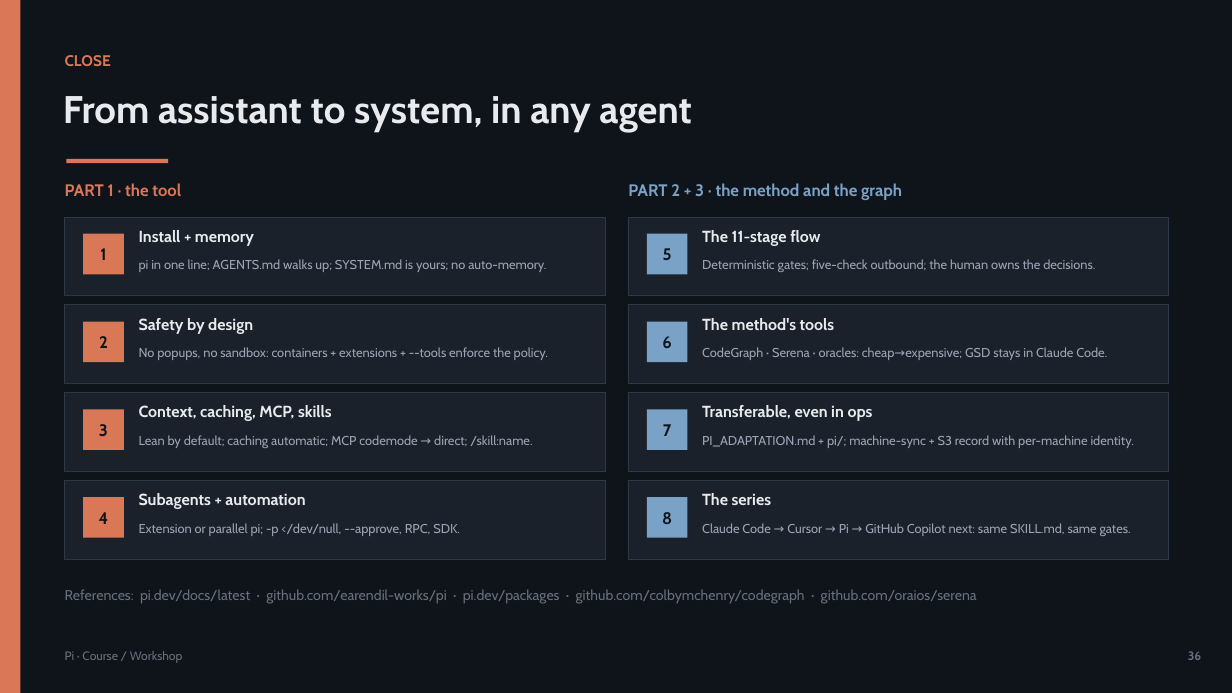
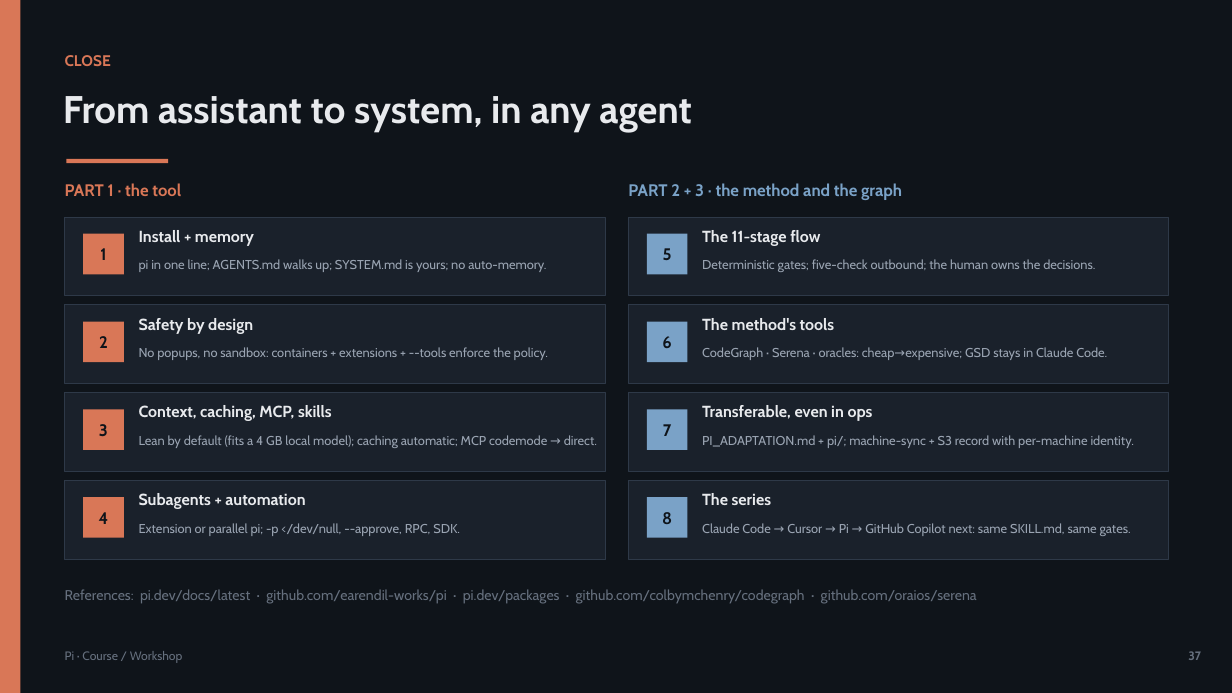
Before and after one commit to olonok69/pi_code_ml_engineer, a slide deck: slide 37 of presentation/Pi_Presentation.pptx (slide 36 before the commit). Drawn at 1232x693 pixels with LibreOffice and Linux fonts; fonts in the diff are those of the drawing. Boxes give left, top, right and bottom in pixels: in the first picture for what was removed or moved away, otherwise in the second. Text is boxed around its words. In the diff, an @@ line names an element or a change of style, - is before the commit and + after.

```diff
--- a/presentation/Pi_Presentation.pptx
+++ b/presentation/Pi_Presentation.pptx
@@ text at [139,435,597,448]: text changed @@
-Lean by default; caching automatic; MCP codemode → direct; /skill:name.
+Lean by default (fits a 4 GB local model); caching automatic; MCP codemode → direct.
@@ text at [1188,651,1201,660]: text changed @@
-36
+37
```
Also in this commit, not shown: 34 other slides changed, 1 slide added, 18 other files.
